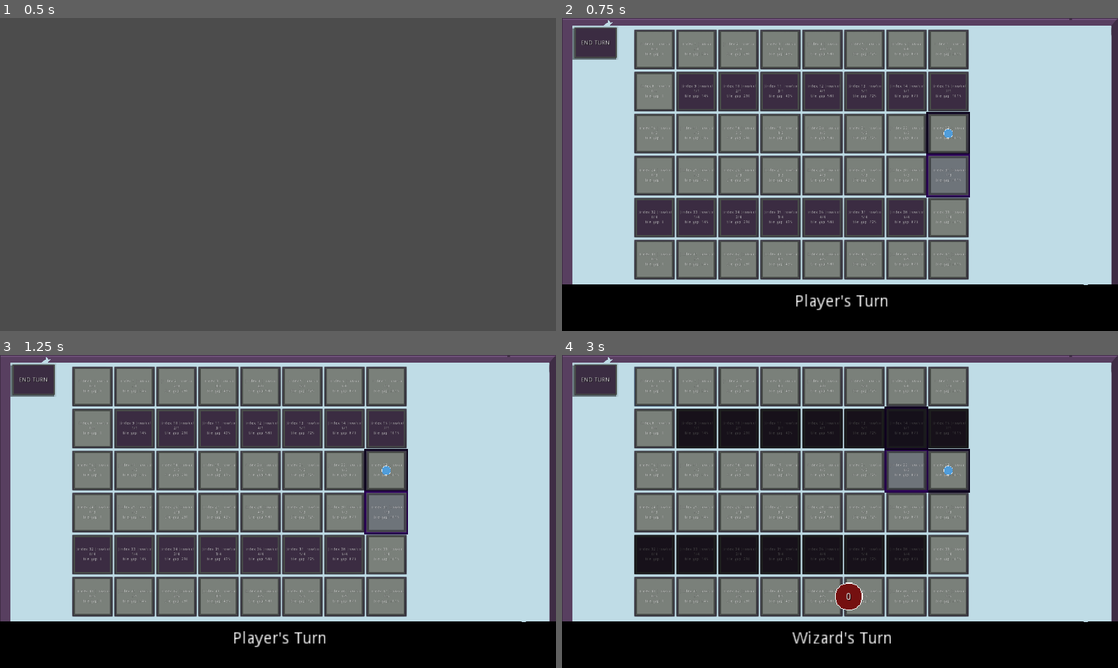
Above: before the commit, frames 1-4 (two rows, left to right).
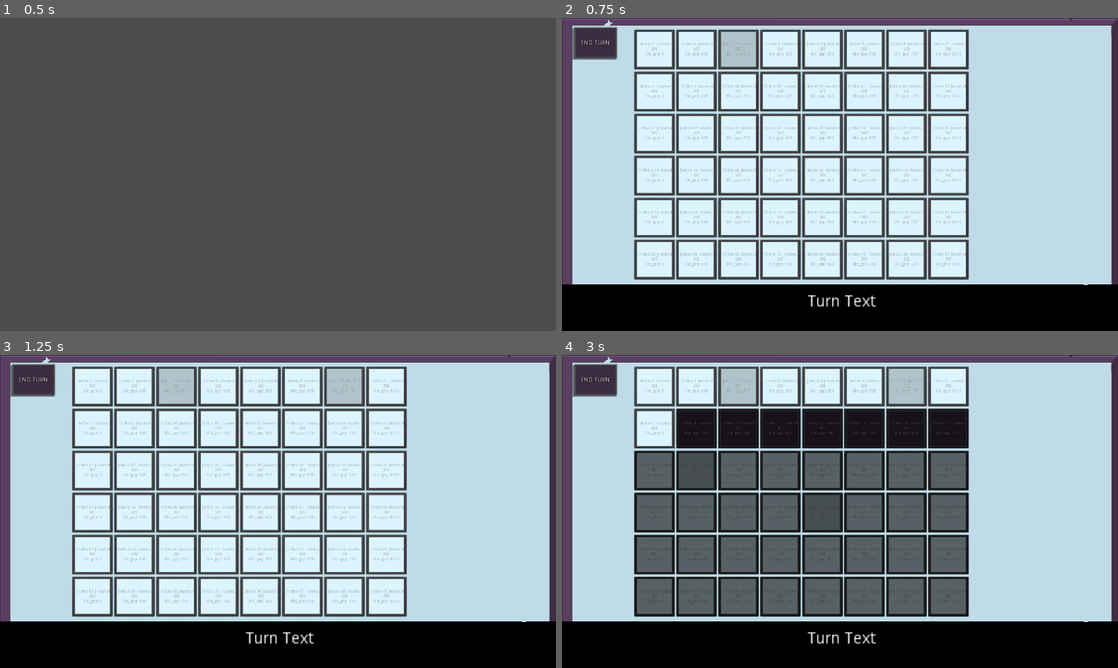
Above: after the commit, the same moments.

Repository: aaronherdzina/grid_rpg
Game: Godot game, scene res://Scenes/MainMenu.tscn
Two runs of this game, one before a commit and one after it. Both use one fixed random seed, a clock stepped at 60 frames per second and the inputs below.
Inputs (mouse positions are in pixels of both pictures, inside the frame that each line leads up to):
- Up to frame 1 (0.5 s): no input
- Up to frame 2 (0.75 s): tap Enter (start) at 0.5 s; move the mouse to (962, 158) at 0.52 s; hold Enter (start) from 0.53 s (still down)
- Up to frame 3 (1.25 s): keep holding Enter (start)
- Up to frame 4 (3 s): release Enter (start) at 1.25 s; click (656, 386) at 1.27 s; move the mouse to (728, 527) at 2.02 s; hold Backspace (back) 2.03-2.78 s; tap Enter (start) at 2.1 s; move the mouse to (895, 442) at 2.77 s; hold Enter (start) from 2.78 s (still down)

Frame 1 is identical in both runs. In frame 2, 34% of the frame differs, in the area x 13-74%, y 4-94%; in frame 3, 34%; in frame 4, 34%.

Commit message:
feat: fixing movement to not allow movement to unreachable tiles

Diff:
--- a/Scenes/tile.tscn
+++ b/Scenes/tile.tscn
@@ -1,7 +1,8 @@
-[gd_scene load_steps=3 format=2]
+[gd_scene load_steps=4 format=2]
 
 [ext_resource path="res://Scripts/tile.gd" type="Script" id=1]
 [ext_resource path="res://Sprites/tiles/basic/gridrpgBasic.png" type="Texture" id=2]
+[ext_resource path="res://Sprites/tiles/basic/white tile.png" type="Texture" id=3]
 
 [node name="tile" type="Node2D"]
 script = ExtResource( 1 )
@@ -23,7 +24,7 @@
 
 [node name="Sprite" type="Sprite" parent="."]
 position = Vector2( 0, -0.176781 )
-texture = ExtResource( 2 )
+texture = ExtResource( 3 )
 
 [node name="debug_info" type="Label" parent="."]
 visible = false
--- a/Scripts/enemy.gd
+++ b/Scripts/enemy.gd
@@ -44,6 +44,8 @@
 	# WE seem to be adding path tile nodes in wrong order compared to astar point array
 	# we probably want to do this and just correct though then we have reference to the tile too
 	for p in point_path:
+		if l.level_astar.get_point_weight_scale(p) >= meta.max_weight:
+			return
 		for t in l.level_tiles:
 			if p == t.index and t.can_move:
 				path.append(t)
--- a/Scripts/level.gd
+++ b/Scripts/level.gd
@@ -4,12 +4,12 @@
 	"cols": 6,
 	"rows": 8,
 
-	"tile_list": ["move", "move", "move", "move", "move", "move", "move", "move",
+	"tile_list": ["move", "move", "enemy spawn", "move", "move", "move", "enemy spawn", "move",
 				"move", "wall", "wall", "wall", "wall", "wall", "wall", "wall",
-				"move", "move", "move", "move", "move", "move", "move", "move",
-				"move", "move", "move", "move", "move", "move", "move", "move",
+				"move", "enemy spawn", "move", "move", "move", "move", "move", "move",
+				"move", "move", "move", "move", "enemy spawn", "move", "move", "move",
 				"wall", "wall", "wall", "wall", "wall", "wall", "wall", "move",
-				"move", "move", "move", "move", "move", "move", "move", "move"]
+				"move", "player spawn", "move", "move", "move", "move", "move", "move"]
 	}
 
 # debug for pathfinding tests
@@ -30,6 +30,7 @@
 var level_astar = null
 var current_enm_count = 0
 var processing_turns = false
+var spawn_types_display_speed = .07
 # Called when the node enters the scene tree for the first time.
 func _ready():
 	pass
@@ -88,33 +89,28 @@
 				t.get_node("debug_info").visible = true
 				t.get_node("debug_info").set_text(tile_info)
 
-	print('level_astar ' + str(level_astar))
 	set_tile_neighbors(row, col)
-	var i = 0
+	map_tiles(lvl_obj)
+	# call to ensure we wait longer than the delay in map_tiles() or we have a race condition
+	var timer1 = Timer.new()
+	timer1.set_wait_time(len(level_tiles) * (spawn_types_display_speed * 1.5))
+	timer1.set_one_shot(true)
+	get_node("/root").add_child(timer1)
+	timer1.start()
+	yield(timer1, "timeout")
+	timer1.queue_free()
 	for t in level_tiles:
-		if i < len(lvl_obj["tile_list"]):
-			var tile_type = lvl_obj["tile_list"][i]
-			t.map_tile_type(tile_type)
-		else:
-			break
-		i += 1
+		if t.spawn_enemies:
+			print("spawn enemy")
+			spawn_enemies(level_astar,  t, level_tiles[0])
+			var timer = Timer.new()
+			timer.set_wait_time(spawn_types_display_speed)
+			timer.set_one_shot(true)
+			get_node("/root").add_child(timer)
+			timer.start()
+			yield(timer, "timeout")
+			timer.queue_free()
 	spawn_player()
-	for _i in range(0, enms):
-		var timer = Timer.new()
-		timer.set_wait_time(1)
-		timer.set_one_shot(true)
-		get_node("/root").add_child(timer)
-		timer.start()
-		yield(timer, "timeout")
-		timer.queue_free()
-		var count = -1
-		for t in level_tiles:
-			count += 1
-			randomize()
-			if t.can_move:
-				if rand_range(0, 10) >= 9.4 or count >= len(level_tiles) * .99:
-					spawn_enemies(level_astar,  t, level_tiles[col+1])
-					break
 
 
 func spawn_tiles():
@@ -155,30 +151,59 @@
 				t.get_node("debug_info").visible = true
 				t.get_node("debug_info").set_text(tile_info)
 
-	print('level_astar ' + str(level_astar))
 	set_tile_neighbors(row, col)
+	map_tiles()
+	# call to ensure we wait longer than the delay in map_tiles() or we have a race condition
+	var timer1 = Timer.new()
+	timer1.set_wait_time(len(level_tiles) * (spawn_types_display_speed * 1.5))
+	timer1.set_one_shot(true)
+	get_node("/root").add_child(timer1)
+	timer1.start()
+	yield(timer1, "timeout")
+	timer1.queue_free()
 	for t in level_tiles:
-		if rand_range(0, 10) >= 8.5:
-			t.map_tile_type("wall")
-		else:
-			t.map_tile_type("")
+		if t.spawn_enemies:
+			spawn_enemies(level_astar,  t, level_tiles[0])
+			var timer = Timer.new()
+			timer.set_wait_time(spawn_types_display_speed)
+			timer.set_one_shot(true)
+			get_node("/root").add_child(timer)
+			timer.start()
+			yield(timer, "timeout")
+			timer.queue_free()
 	spawn_player()
-	for _i in range(0, enms):
-		var timer = Timer.new()
-		timer.set_wait_time(1)
-		timer.set_one_shot(true)
-		get_node("/root").add_child(timer)
-		timer.start()
-		yield(timer, "timeout")
-		timer.queue_free()
-		var count = -1
+
+
+func map_tiles(lvl_obj=null):
+	if lvl_obj:
+		var i = 0
 		for t in level_tiles:
-			count += 1
-			randomize()
-			if t.can_move:
-				if rand_range(0, 10) >= 7 or count >= len(level_tiles) * .99:
-					spawn_enemies(level_astar,  t, level_tiles[col+1])
-					break
+			if i <= len(lvl_obj["tile_list"]):
+				var tile_type = lvl_obj["tile_list"][i]
+				t.map_tile_type(tile_type)
+			else:
+				break
+			i += 1
+			var timer = Timer.new()
+			timer.set_wait_time(spawn_types_display_speed)
+			timer.set_one_shot(true)
+			get_node("/root").add_child(timer)
+			timer.start()
+			yield(timer, "timeout")
+			timer.queue_free()
+	else:
+		for t in level_tiles:
+			if rand_range(0, 10) >= 8.5:
+				t.map_tile_type("wall")
+			else:
+				t.map_tile_type("")
+			var timer = Timer.new()
+			timer.set_wait_time(spawn_types_display_speed)
+			timer.set_one_shot(true)
+			get_node("/root").add_child(timer)
+			timer.start()
+			yield(timer, "timeout")
+			timer.queue_free()
 
 
 func spawn_player():
@@ -214,7 +239,6 @@
 	get_node("/root").add_child(e)
 	e.set_spawn_tile(starting_tile)
 	e.set_tile_target(target_tile)
-	e.set_navigation()
 	e.add_to_group("enemies")
 	e.char_name = meta.char_names[rand_range(0, len(meta.char_names) - 1)]
 	print('spawned: ' + e.char_name)
@@ -233,26 +257,26 @@
 
 func connect_astart_path_neightbors(astar_path_obj, tile_index, tile, row, col, tile_weight):
 	# We use the current tile's index as reference
-	var above_tile_idx = tile_index - 1
-	var right_tile_idx = tile_index + row
-	var below_tile_idx = tile_index + 1
-	var left_tile_idx = tile_index - row
-	var tile_count = len(level_tiles) - 1 # from 0
+	var above_tile_idx = tile_index - row
+	var right_tile_idx = tile_index + 1
+	var below_tile_idx = tile_index + row
+	var left_tile_idx = tile_index - 1
+	var tile_count = len(level_tiles)# from 0
 
 	# set initial spot
 	astar_path_obj.add_point(tile_index, tile.global_position, tile_weight)
 	# make sure point exists, node exists and make sure the
 	# index is not out of range or the tile array
-	if tile.row > 0 and astar_path_obj.has_point(above_tile_idx) and above_tile_idx >= 0 and above_tile_idx < tile_count and main.checkIfNodeDeleted(level_tiles[tile_index]) == false:
+	if tile.col > 0 and astar_path_obj.has_point(above_tile_idx) and above_tile_idx >= 0 and above_tile_idx < tile_count and main.checkIfNodeDeleted(level_tiles[tile_index]) == false:
 		astar_path_obj.connect_points(tile_index, above_tile_idx, true)
 
-	if tile.col < col - 1 and astar_path_obj.has_point(right_tile_idx) and right_tile_idx >= 0 and right_tile_idx < tile_count and main.checkIfNodeDeleted(level_tiles[tile_index]) == false:
+	if tile.row < row and astar_path_obj.has_point(right_tile_idx) and right_tile_idx >= 0 and right_tile_idx < tile_count and main.checkIfNodeDeleted(level_tiles[tile_index]) == false:
 		astar_path_obj.connect_points(tile_index, right_tile_idx, true)
 
-	if tile.row < row - 1 and astar_path_obj.has_point(below_tile_idx) and below_tile_idx >= 0 and below_tile_idx < tile_count and main.checkIfNodeDeleted(level_tiles[tile_index]) == false:
+	if tile.col < col and astar_path_obj.has_point(below_tile_idx) and below_tile_idx >= 0 and below_tile_idx < tile_count and main.checkIfNodeDeleted(level_tiles[tile_index]) == false:
 		astar_path_obj.connect_points(tile_index, below_tile_idx, true)
 
-	if tile.col > 0 and astar_path_obj.has_point(left_tile_idx) and left_tile_idx >= 0 and left_tile_idx < tile_count and main.checkIfNodeDeleted(level_tiles[tile_index]) == false:
+	if tile.row > 0 and astar_path_obj.has_point(left_tile_idx) and left_tile_idx >= 0 and left_tile_idx < tile_count and main.checkIfNodeDeleted(level_tiles[tile_index]) == false:
 		astar_path_obj.connect_points(tile_index, left_tile_idx, true)
 
 
@@ -292,6 +316,8 @@
 func end_turn():
 	if processing_turns:
 		return
+	if not get_node("/root").has_node("player"):
+		return
 	var p = get_node("/root/player")
 	if meta.player_turn:
 		meta.player_turn = false
--- a/Scripts/main.gd
+++ b/Scripts/main.gd
@@ -4,9 +4,15 @@
 
 
 # TILES
-const BASIC_TILE = preload("res://Sprites/tiles/basic/gridrpgBasic.png")
-const WALL_TILE = preload("res://Sprites/tiles/basic/gridrpgWall.png")
-const MOUNTAIN_TILE = preload("res://Sprites/tiles/basic/gridrpgBasic.png")
+const BASIC_TILE = preload("res://Sprites/tiles/basic/white tile.png")
+const WALL_TILE = preload("res://Sprites/tiles/basic/dark tiles.png")
+const MOUNTAIN_TILE = preload("res://Sprites/tiles/basic/dark grey tile.png")
+const ENEMY_SPAWN_TILE = preload("res://Sprites/tiles/basic/dark grey tile.png")
+const PLAYER_SPAWN_TILE = preload("res://Sprites/tiles/basic/dark grey tile.png")
+
+
+
+
 #######
 
 
@@ -135,6 +141,8 @@
 		level.end_turn()
 	elif action == "back":
 		if meta.player_turn:
+			if not get_node("/root").has_node("player"):
+				return
 			var player = get_node("/root/player")
 			player.reset_turn()
 
--- a/Scripts/meta.gd
+++ b/Scripts/meta.gd
@@ -8,7 +8,8 @@
 var default_level_rows = 6
 
 var player_turn = true
-var occupied_tile_weight = 1000
+var max_weight =  999
+var occupied_tile_weight = 1000 #10000 is min to be unpassible
 var unccupied_tile_weight = 1
 var wall_tile_weight = 2000
 
--- a/Scripts/player.gd
+++ b/Scripts/player.gd
@@ -63,6 +63,8 @@
 	# we probably want to do this and just correct though then we have reference to the tile too
 
 	for p in point_path:
+		if l.level_astar.get_point_weight_scale(p) >= meta.max_weight:
+			return
 		for t in l.level_tiles:
 			if p == t.index and t.can_move:
 				path.append(t)
@@ -109,6 +111,9 @@
 	# note the path is a list of actual tiles
 	if meta.player_turn and moving:
 		if path.size() > 0:
+			if not path[0].can_move:
+				path = []
+				return
 			var d = self.global_position.distance_to(path[0].global_position)
 			if d > 10:
 				position = self.global_position.linear_interpolate(path[0].global_position, (speed * delta)/d)
@@ -120,6 +125,8 @@
 				path.remove(0)
 				var stop_path = false
 				if len(path) > 0:
+					if not path[0].can_move:
+						stop_path = true
 					for enm in get_tree().get_nodes_in_group("enemies"):
 						if main.checkIfNodeDeleted(enm) == false and enm.current_tile and enm.current_tile.index == path[0].index:
 							stop_path = true
--- a/Scripts/tile.gd
+++ b/Scripts/tile.gd
@@ -3,7 +3,9 @@
 # debug stuff for testing nav
 var is_end = false
 var is_start = true
-var can_move = true
+var can_move = false
+var spawn_player = false
+var spawn_enemies = false
 var index = 0
 var row = 0
 var col = 0
@@ -31,6 +33,7 @@
 func map_tile_type(tile_type):
 	var l = get_node("/root/level")
 	var weight =  meta.unccupied_tile_weight
+	can_move = true
 	if custom_weight:
 		weight = custom_weight
 
@@ -38,10 +41,19 @@
 	if tile_type == "move" or tile_type == "" or not tile_type:
 		l.level_astar.set_point_weight_scale(index, weight)
 		$Sprite.set_texture(main.BASIC_TILE)
-		can_move = true
+	elif tile_type == "enemy spawn":
+		l.level_astar.set_point_weight_scale(index, weight)
+		$Sprite.set_texture(main.ENEMY_SPAWN_TILE)
+		print('enemy spawn')
+		spawn_enemies = true
+	elif tile_type == "player spawn":
+		l.level_astar.set_point_weight_scale(index, weight)
+		$Sprite.set_texture(main.PLAYER_SPAWN_TILE)
+		print('player spawn')
+		spawn_player = true
 	else:
 		if not custom_weight: weight = meta.wall_tile_weight
-		print('wall')
+		print('wall ' + str(weight))
 		l.level_astar.set_point_weight_scale(index, weight)
 		$Sprite.set_texture(main.WALL_TILE)
 		can_move = false
@@ -73,6 +85,8 @@
 
 
 func move_to_tile_on_press():
+	if not get_node("/root").has_node("player"):
+		return
 	var p = get_node("/root/player")
 	if meta.player_turn:
 		p.chosen_tile = self
@@ -81,6 +95,8 @@
 
 func hover():
 	var l = get_node("/root/level")
+	if not get_node("/root").has_node("player"):
+		return
 	var player = get_node("/root/player")
 	var point_path = l.level_astar.get_id_path(player.current_tile.index, index)
 	var path = []
@@ -95,6 +111,8 @@
 			n.z_index = 1
 
 	for p in point_path:
+		if l.level_astar.get_point_weight_scale(p) >= meta.max_weight:
+			return
 		for t in l.level_tiles:
 			if p == t.index and t != player.current_tile:
 				t.get_node("Sprite").modulate = Color(.9, .9, 1, 1)
Binary file added: Sprites/tiles/basic/dark grey tile.png
Not shown, added: Sprites/tiles/basic/dark grey tile.png.import
Binary file added: Sprites/tiles/basic/dark tiles.png
Not shown, added: Sprites/tiles/basic/dark tiles.png.import
Binary file added: Sprites/tiles/basic/white tile.png
Not shown, added: Sprites/tiles/basic/white tile.png.import
